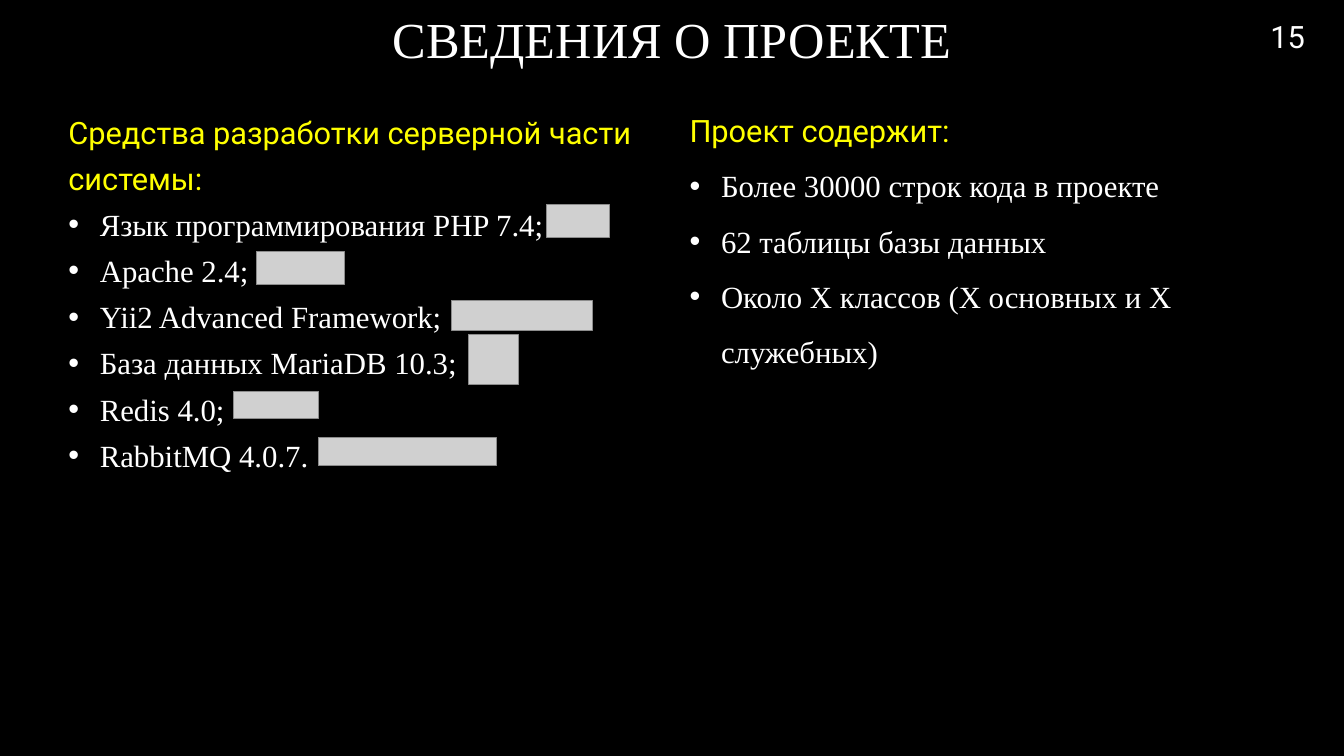
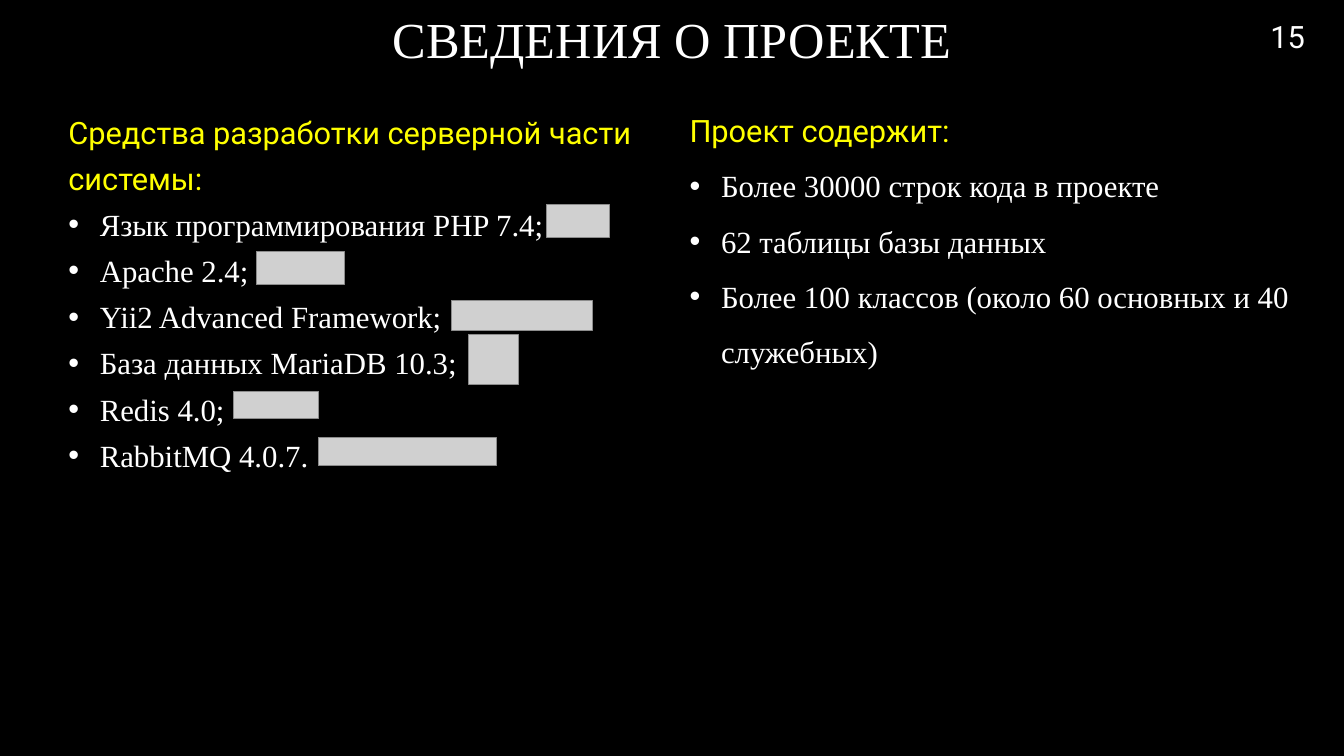
Before and after one commit to RAdKuzur/ASTU, a slide deck: slide 15 of Дипломная работа/Консультации Хоменко/Презентация.pptx. Drawn at 1344x756 pixels with LibreOffice and Linux fonts; fonts in the diff are those of the drawing; grey boxes stand for pictures; background and template pictures are left out. Boxes give left, top, right and bottom in pixels: in the first picture for what was removed or moved away, otherwise in the second. Text is boxed around its words. In the diff, an @@ line names an element or a change of style, - is before the commit and + after.

```diff
--- a/Дипломная работа/Консультации Хоменко/Презентация.pptx
+++ b/Дипломная работа/Консультации Хоменко/Презентация.pptx
@@ text at (721, 287, 1289, 369): text changed @@
-• Около X классов (X основных и X служебных)
+• Более 100 классов (около 60 основных и 40 служебных)
```
Also in this commit, not shown: 3 other slides changed, 2 other files.
